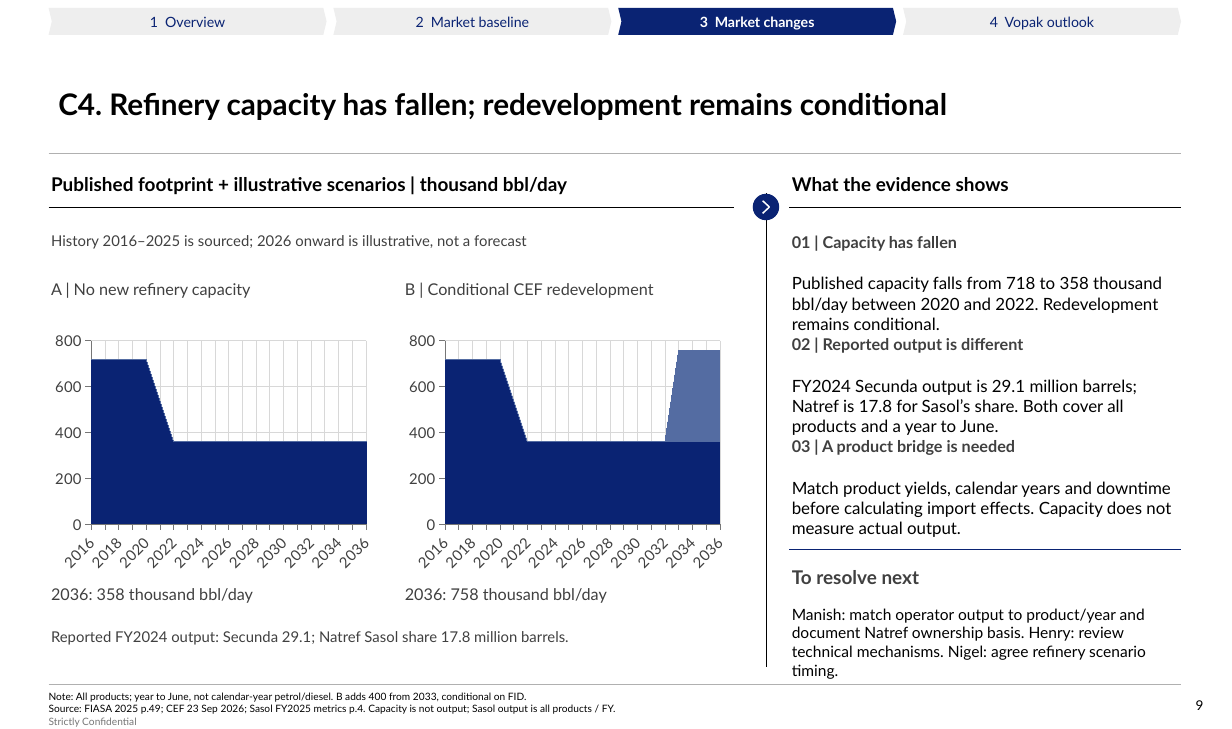
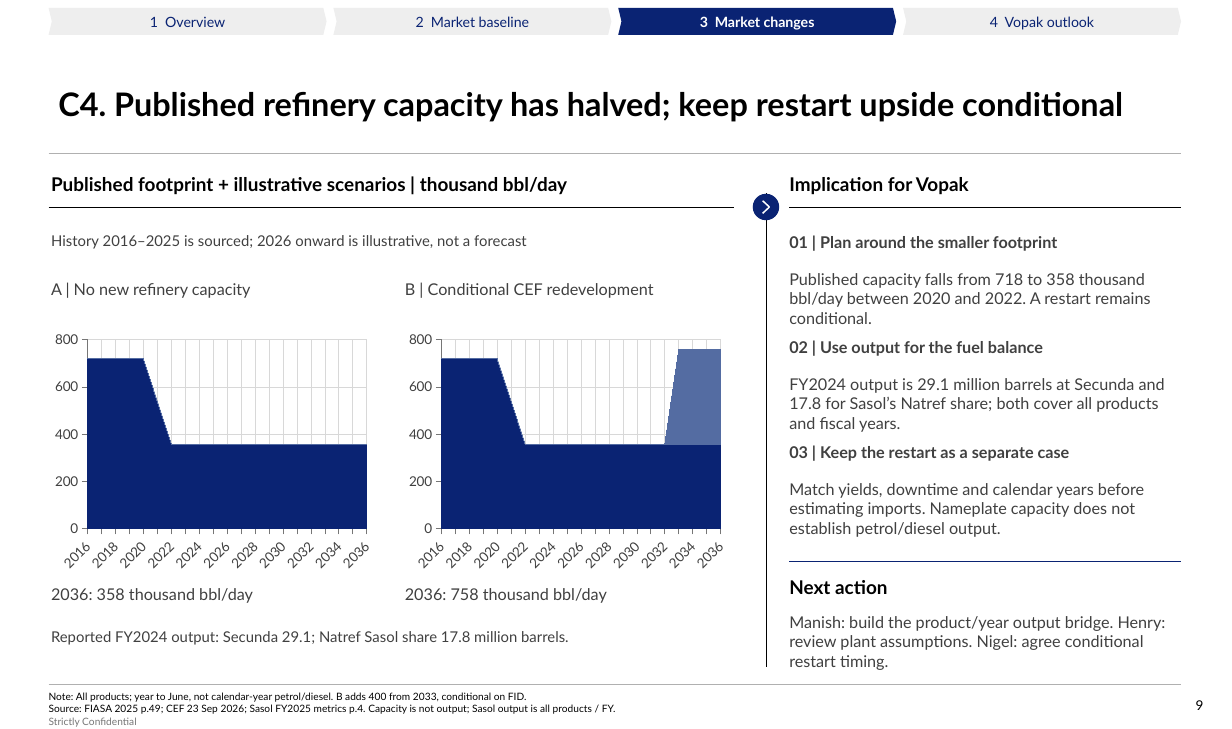
Before and after one commit to Africa-International-Advisors/liquid_fuels_model, a slide deck: slide 9 of pptx/output/delivered/Vopak_Week1_Convergence_2026_10_06.pptx. Drawn at 1232x729 pixels with LibreOffice and Linux fonts; fonts in the diff are those of the drawing; background and template pictures are left out. Boxes give left, top, right and bottom in pixels: in the first picture for what was removed or moved away, otherwise in the second. Text is boxed around its words. In the diff, an @@ line names an element or a change of style, - is before the commit and + after.

```diff
--- a/pptx/output/delivered/Vopak_Week1_Convergence_2026_10_06.pptx
+++ b/pptx/output/delivered/Vopak_Week1_Convergence_2026_10_06.pptx
@@ title at (x1=58, y1=92, x2=1123, y2=122): text changed; size 22 to 24 pt @@
-C4. Refinery capacity has fallen; redevelopment remains conditional
+C4. Published refinery capacity has halved; keep restart upside conditional
@@ text at (x1=789, y1=177, x2=969, y2=195): text changed @@
-What the evidence shows
+Implication for Vopak
@@ text at (x1=789, y1=236, x2=1057, y2=251): text changed @@
-01 | Capacity has fallen
+01 | Plan around the smaller footprint
@@ text at (x1=789, y1=273, x2=1150, y2=324): text changed; size 12.5 to 12 pt; text colour none to #404040 @@
-Published capacity falls from 718 to 358 thousand bbl/day between 2020 and 2022. Redevelopment remains conditional.
+Published capacity falls from 718 to 358 thousand bbl/day between 2020 and 2022. A restart remains conditional.
@@ area stacked chart at (x1=49, y1=327, x2=379, y2=577) @@
@@ category axis changed @@
@@ value axis changed @@
@@ area stacked chart at (x1=403, y1=327, x2=733, y2=577) @@
@@ category axis changed @@
@@ value axis changed @@
@@ text at (x1=789, y1=341, x2=1043, y2=356): text changed @@
-02 | Reported output is different
+02 | Use output for the fuel balance
@@ text at (x1=789, y1=378, x2=1165, y2=432): text changed; size 12.5 to 12 pt; text colour none to #404040 @@
-FY2024 Secunda output is 29.1 million barrels; Natref is 17.8 for Sasol’s share. Both cover all products and a year to June.
+FY2024 output is 29.1 million barrels at Secunda and 17.8 for Sasol’s Natref share; both cover all products and fiscal years.
@@ text at (x1=789, y1=446, x2=1070, y2=461): text changed @@
-03 | A product bridge is needed
+03 | Keep the restart as a separate case
@@ text at (x1=789, y1=483, x2=1144, y2=537): text changed; size 12.5 to 12 pt; text colour none to #404040 @@
-Match product yields, calendar years and downtime before calculating import effects. Capacity does not measure actual output.
+Match yields, downtime and calendar years before estimating imports. Nameplate capacity does not establish petrol/diesel output.
@@ line moved from (790, 549) - (1181, 549) to (790, 562) - (1181, 562) @@
@@ text at (x1=789, y1=580, x2=887, y2=594): text changed; text colour none to #000000 @@
-To resolve next
+Next action
@@ text at (x1=789, y1=616, x2=1166, y2=670): text changed; size 11.5 to 12 pt; text colour none to #404040 @@
-Manish: match operator output to product/year and document Natref ownership basis. Henry: review technical mechanisms. Nigel: agree refinery scenario timing.
+Manish: build the product/year output bridge. Henry: review plant assumptions. Nigel: agree conditional restart timing.
```
Also in this commit, not shown: 17 other slides changed, 8 other files.
